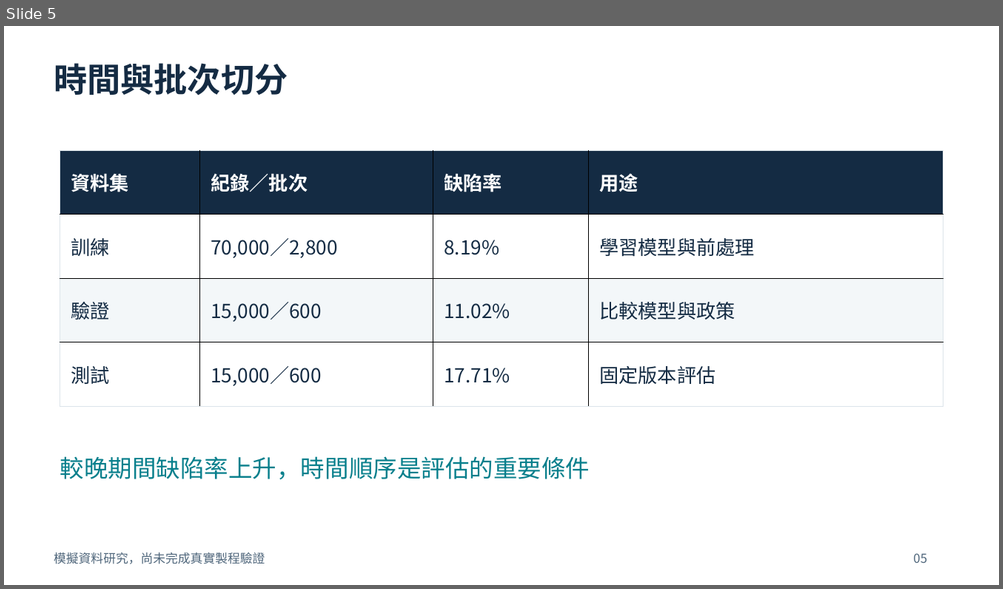
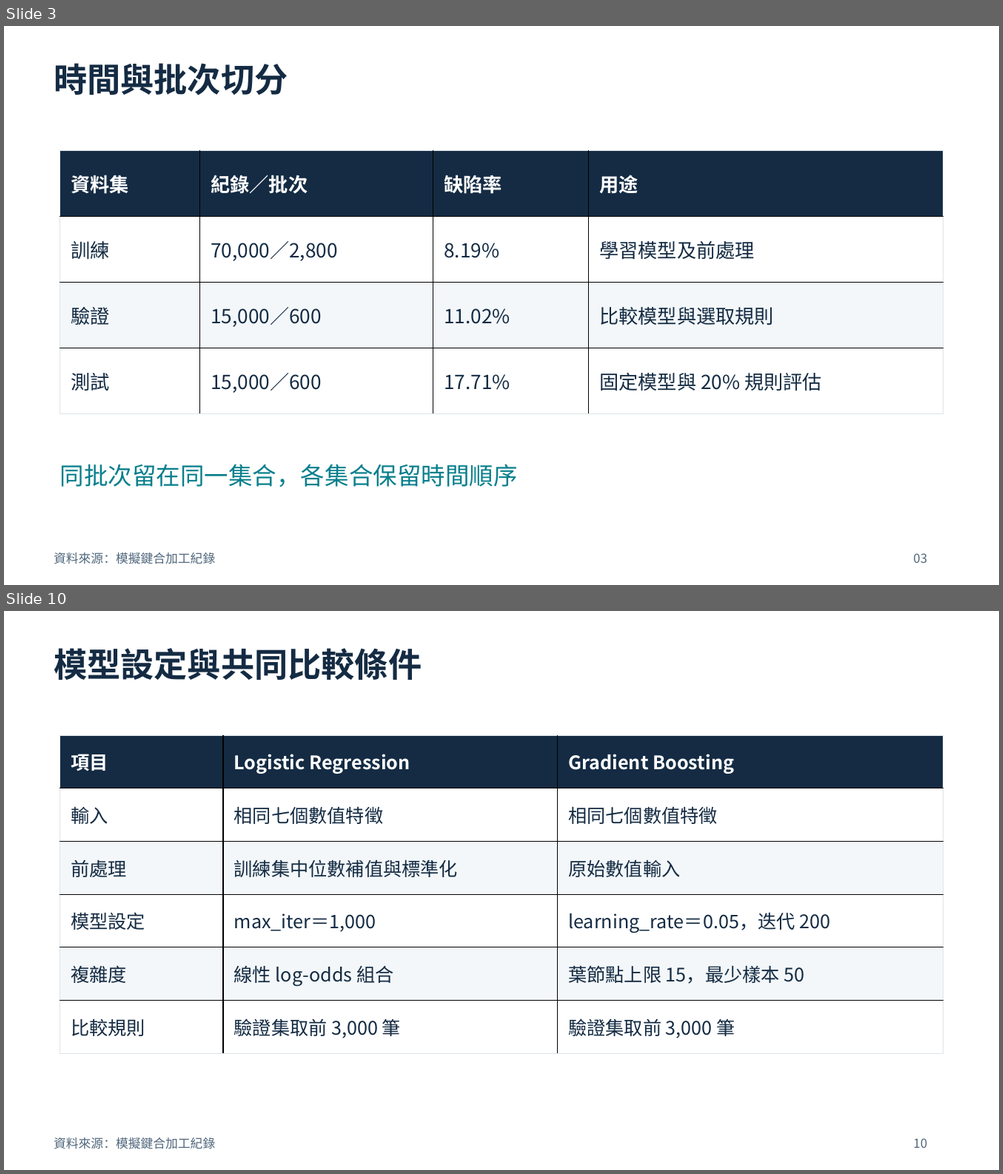
Before and after one commit to chelsietao/soic-bonding-quality-risk-prediction, a slide deck: presentations/SoIC_Process_Engineer_Briefing_ZH.pptx. Shown one above the other, each under a label of ours: slide 5 before the commit, slides 3 and 10 after it; the slides between them are not shown. The pictures are 1003x589 and 1003x1174 pixels, drawn with LibreOffice and Linux fonts; fonts in the diff are those of the drawing. Boxes give left, top, right and bottom in pixels: in the first picture for what was removed or moved away, otherwise in the second. Text is boxed around its words. In the diff, an @@ line names an element or a change of style, - is before the commit and + after.

```diff
--- a/presentations/SoIC_Process_Engineer_Briefing_ZH.pptx
+++ b/presentations/SoIC_Process_Engineer_Briefing_ZH.pptx
@@ slide 10 added at <box>4,611,999,1170</box>, background #FFFFFF @@
@@ text added at <box>54,648,421,680</box>, 32.2 pt, text #142B43, bold @@
+模型設定與共同比較條件
@@ table added at <box>60,735,943,1054</box>, 6 rows, 3 columns @@
+項目 | Logistic Regression | Gradient Boosting
+輸入 | 相同七個數值特徵 | 相同七個數值特徵
+前處理 | 訓練集中位數補值與標準化 | 原始數值輸入
+模型設定 | max_iter＝1,000 | learning_rate＝0.05，迭代 200
+複雜度 | 線性 log-odds 組合 | 葉節點上限 15，最少樣本 50
+比較規則 | 驗證集取前 3,000 筆 | 驗證集取前 3,000 筆
@@ text added at <box>54,1138,215,1150</box>, 12 pt, text #50677C @@
+資料來源：模擬鍵合加工紀錄
@@ text added at <box>913,1139,927,1148</box>, 12 pt, text #50677C @@
+10
@@ what was slide 5 is now slide 3 @@
@@ slide 3 changed as well @@
@@ table at <box>60,150,942,414</box> @@
-row 2, column 4: 學習模型與前處理
+row 2, column 4: 學習模型及前處理
-row 3, column 4: 比較模型與政策
+row 3, column 4: 比較模型與選取規則
-row 4, column 4: 固定版本評估
+row 4, column 4: 固定模型與 20% 規則評估
@@ text at <box>60,464,518,488</box>: text changed @@
-較晚期間缺陷率上升，時間順序是評估的重要條件
+同批次留在同一集合，各集合保留時間順序
@@ text at <box>54,553,215,565</box>: text changed @@
-模擬資料研究，尚未完成真實製程驗證
+資料來源：模擬鍵合加工紀錄
@@ text at <box>913,554,927,563</box>: text changed @@
-05
+03
```
Also in this commit, not shown: 3 other slides changed, 19 other slides added, 16 slides removed, 13 other files.
